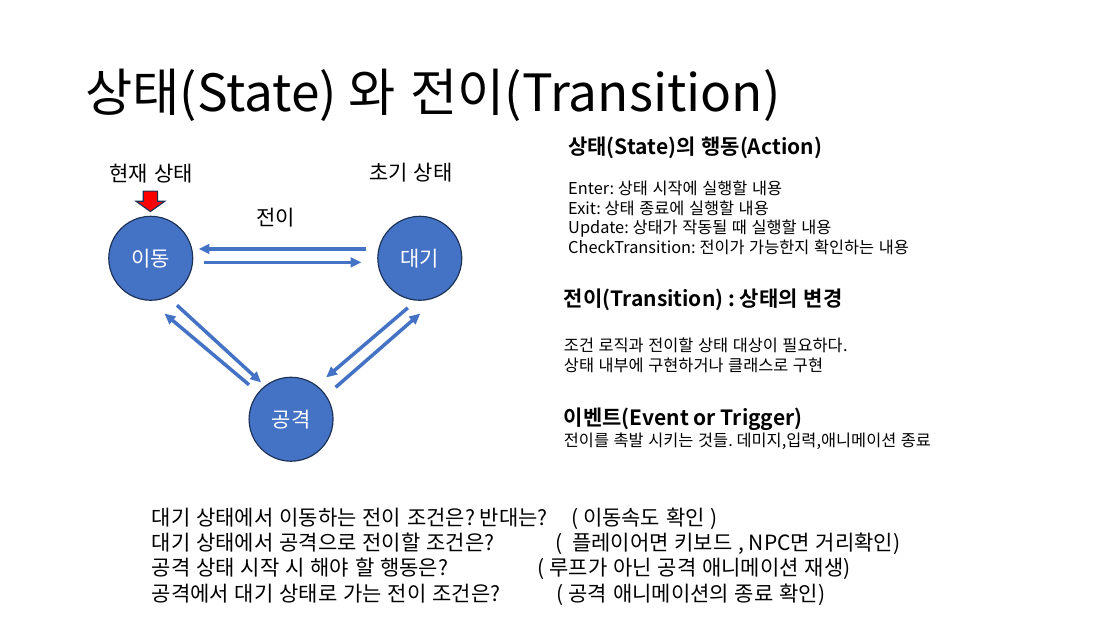
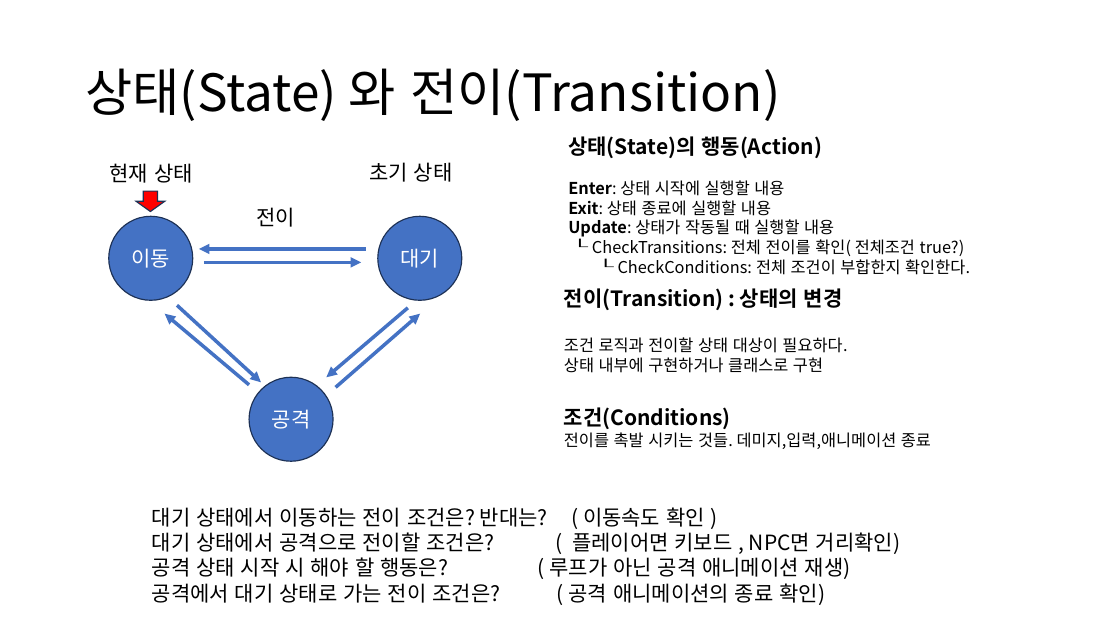
Before and after one commit to ldw9981/Direct2D_1.4, a slide deck: slide 5 of ppt/유한상태머신.pptx. Drawn at 1120x630 pixels with LibreOffice and Linux fonts; fonts in the diff are those of the drawing. Boxes give left, top, right and bottom in pixels: in the first picture for what was removed or moved away, otherwise in the second. Text is boxed around its words. In the diff, an @@ line names an element or a change of style, - is before the commit and + after.

```diff
--- a/ppt/유한상태머신.pptx
+++ b/ppt/유한상태머신.pptx
@@ text at (568, 180, 834, 239): bold on in "Enter:", "Exit:", "Update:" @@
@@ text at (592, 239, 970, 275): text changed @@
-CheckTransition: 전이가 가능한지 확인하는 내용
+┖ CheckTransitions: 전체 전이를 확인( 전체조건 true?)
+┖ CheckConditions: 전체 조건이 부합한지 확인한다.
@@ text at (564, 407, 731, 429): text changed @@
-이벤트(Event or Trigger)
+조건(Conditions)
```
Also in this commit, not shown: 3 other slides changed, 1 slide added, 1 slide removed, 2 other files.
